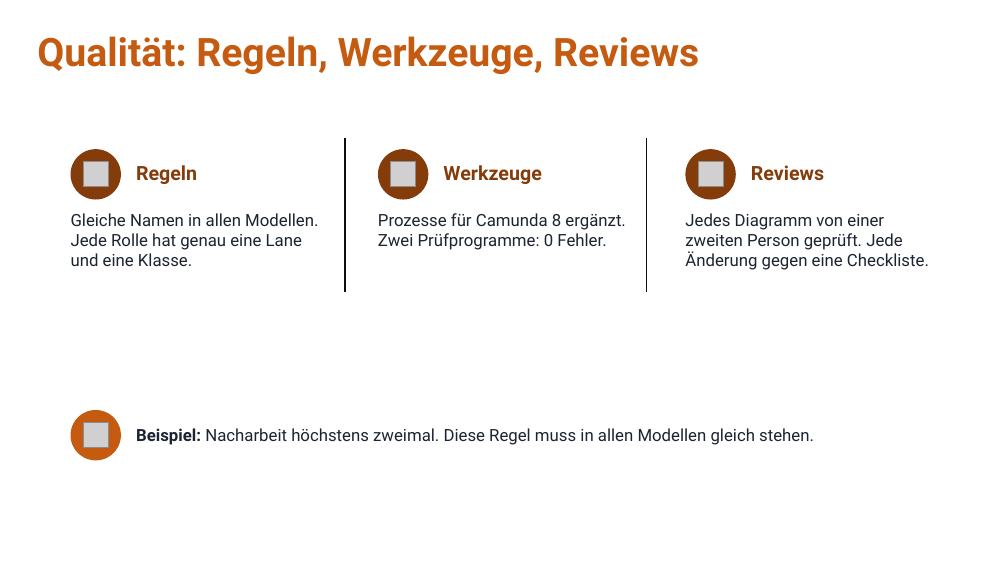
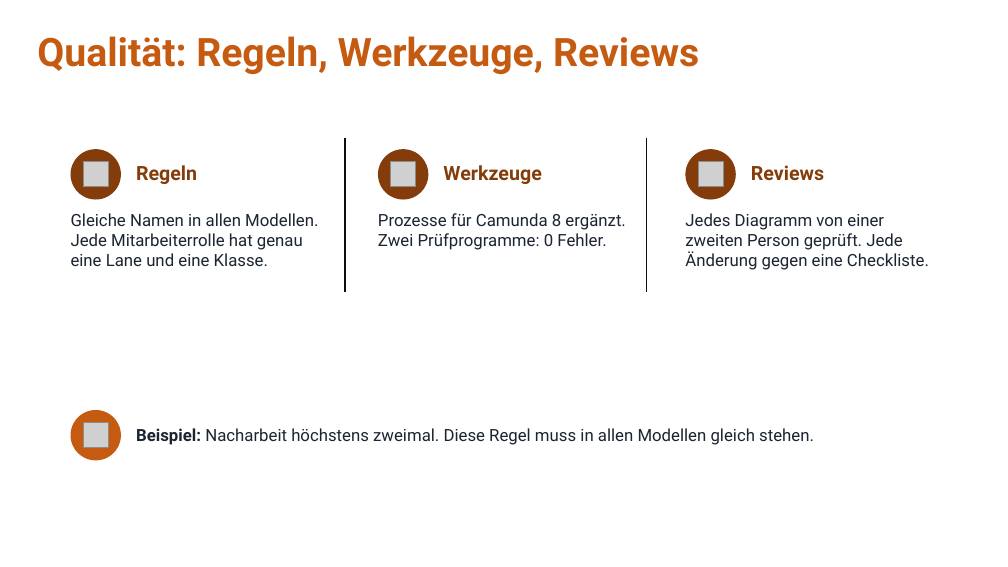
Before and after one commit to jakobschwan123-cmd/casestudy-semester-3, a slide deck: slide 25 of 4_praesentation/Abschlusspraesentation.pptx. Drawn at 1008x567 pixels with LibreOffice and Linux fonts; fonts in the diff are those of the drawing; grey boxes stand for pictures. Boxes give left, top, right and bottom in pixels: in the first picture for what was removed or moved away, otherwise in the second. Text is boxed around its words. In the diff, an @@ line names an element or a change of style, - is before the commit and + after.

```diff
--- a/4_praesentation/Abschlusspraesentation.pptx
+++ b/4_praesentation/Abschlusspraesentation.pptx
@@ text at [71,213,318,266]: text changed @@
-Gleiche Namen in allen Modellen. Jede Rolle hat genau eine Lane und eine Klasse.
+Gleiche Namen in allen Modellen. Jede Mitarbeiterrolle hat genau eine Lane und eine Klasse.
```
Also in this commit, not shown: 7 other slides changed, 14 other files.
